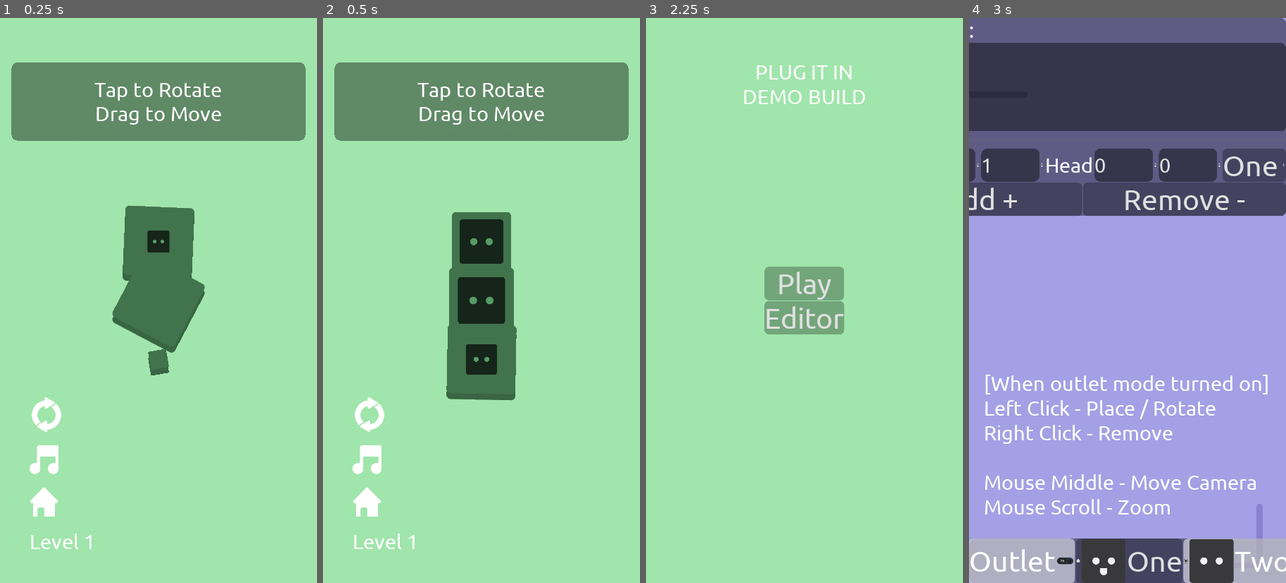
Above: before the commit, frames 1-4 (left to right).
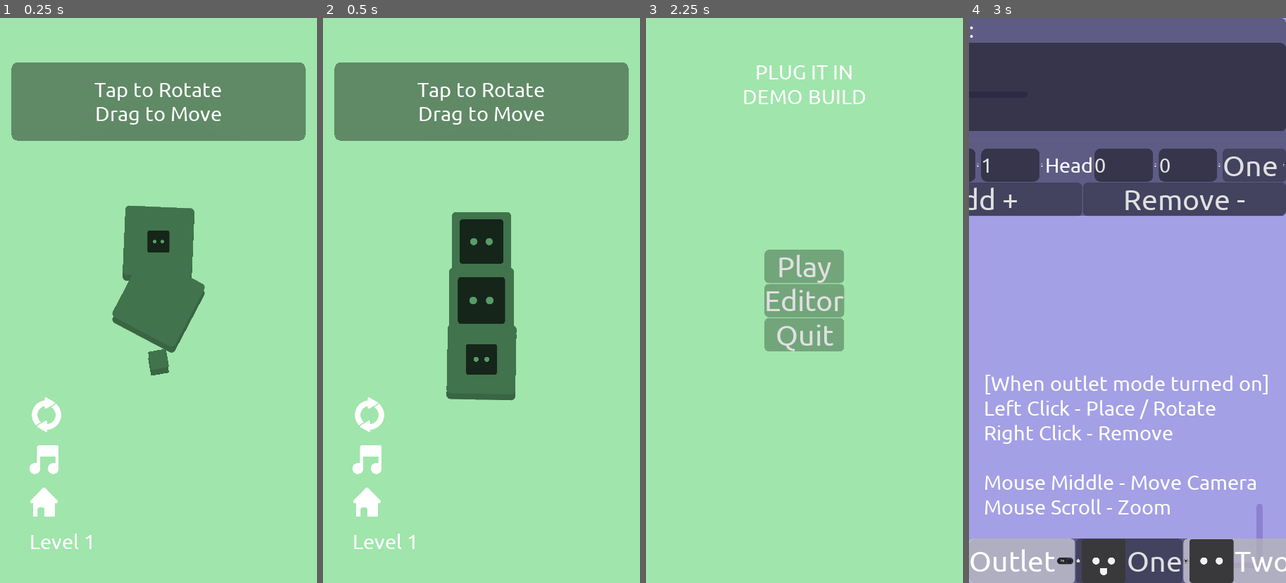
Above: after the commit, the same moments.

Repository: unSAME-Studio/ProjectOutlet
Game: Godot game, scene res://scenes/Main.tscn
Two runs of this game, one before a commit and one after it. Both use one fixed random seed, a clock stepped at 60 frames per second and the inputs below. This scene is started directly instead of the project's main scene.
Inputs (mouse positions are in pixels of both pictures, inside the frame that each line leads up to):
- Up to frame 1 (0.25 s): no input
- Up to frame 2 (0.5 s): no input
- Up to frame 3 (2.25 s): click (693, 413) at 0.5 s; click (690, 458) at 1.25 s; click (690, 503) at 2 s
- Up to frame 4 (3 s): click "Editor" at 2.75 s

Frames 1-2 are identical in both runs. In frame 3, 2.6% of the frame differs, in the area x 37-63%, y 41-59%; in frame 4, nothing differs.

Commit message:
Added Some Nudge

Diff:
--- a/objects/Plug.gd
+++ b/objects/Plug.gd
@@ -149,11 +149,13 @@
 							spin_clockwise()
 						else:
 							set_rotation_degrees(get_rotation_degrees() + 20)
+							$Error.play()
 					BUTTON_WHEEL_DOWN:
 						if rest_point == null:
 							spin_counterclockwise()
 						else:
 							set_rotation_degrees(get_rotation_degrees() - 20)
+							$Error.play()
 
 
 func _process(delta):
@@ -172,6 +174,7 @@
 				#$AnimationPlayer.stop()
 				#$AnimationPlayer.play("bad_rotate")
 				set_rotation_degrees(get_rotation_degrees() + 20)
+				$Error.play()
 
 	# check for holding
 	if not selected and holding:
@@ -231,15 +234,11 @@
 			if closest_point.check_fit(self):
 				set_modulate(ColorManager.color.main)
 				cable.set_modulate(ColorManager.color.main)
-
-				$Body.set_texture(normal_texture)
 			else:
 				closest_point = null
 
 				set_modulate(ColorManager.color.bad)
 				cable.set_modulate(ColorManager.color.bad)
-
-				$Body.set_texture(error_texture)
 
 		else:
 			set_global_position(lerp(get_global_position(), get_global_mouse_position(), 20 * delta))
@@ -255,7 +254,13 @@
 		if rest_point:
 			set_global_position(lerp(get_global_position(), rest_point.get_global_position(), 10 * delta))
 		else:
-			set_global_position(lerp(get_global_position(), original_point, 10 * delta))
+			# add a offset push force
+			var force = original_point
+			var distance = get_global_mouse_position().distance_to(get_global_position())
+			if not selected and distance < size.length() * GRID_SIZE / 2:
+				force = force.linear_interpolate(get_global_mouse_position(), 1 - float(distance) / float(size.length() * GRID_SIZE / 2))
+
+			set_global_position(lerp(get_global_position(), force, 10 * delta))
 
 	# constantly rotate the plug
 	set_rotation(lerp_angle(get_rotation(), direction * PI / 2, 25 * delta))
--- a/scenes/Editor.tscn
+++ b/scenes/Editor.tscn
@@ -210,11 +210,11 @@
 
 [node name="HBoxContainer3" type="HBoxContainer" parent="CanvasLayer/Control/PanelContainer2"]
 margin_right = 2352.0
-margin_bottom = 150.0
+margin_bottom = 151.0
 
 [node name="PlayMode" type="CheckButton" parent="CanvasLayer/Control/PanelContainer2/HBoxContainer3"]
 margin_right = 366.0
-margin_bottom = 150.0
+margin_bottom = 151.0
 mouse_default_cursor_shape = 2
 theme = ExtResource( 2 )
 pressed = true
@@ -223,7 +223,7 @@
 [node name="0" type="CheckBox" parent="CanvasLayer/Control/PanelContainer2/HBoxContainer3"]
 margin_left = 370.0
 margin_right = 735.0
-margin_bottom = 150.0
+margin_bottom = 151.0
 mouse_default_cursor_shape = 2
 group = ExtResource( 9 )
 text = "One"
@@ -232,7 +232,7 @@
 [node name="1" type="CheckBox" parent="CanvasLayer/Control/PanelContainer2/HBoxContainer3"]
 margin_left = 739.0
 margin_right = 1108.0
-margin_bottom = 150.0
+margin_bottom = 151.0
 mouse_default_cursor_shape = 2
 pressed = true
 group = ExtResource( 9 )
@@ -242,7 +242,7 @@
 [node name="2" type="CheckBox" parent="CanvasLayer/Control/PanelContainer2/HBoxContainer3"]
 margin_left = 1112.0
 margin_right = 1407.0
-margin_bottom = 150.0
+margin_bottom = 151.0
 mouse_default_cursor_shape = 2
 group = ExtResource( 9 )
 text = "All"
@@ -251,7 +251,7 @@
 [node name="3" type="CheckBox" parent="CanvasLayer/Control/PanelContainer2/HBoxContainer3"]
 margin_left = 1411.0
 margin_right = 1676.0
-margin_bottom = 150.0
+margin_bottom = 151.0
 mouse_default_cursor_shape = 2
 group = ExtResource( 9 )
 text = "None"
@@ -259,7 +259,7 @@
 [node name="Export" type="Button" parent="CanvasLayer/Control/PanelContainer2/HBoxContainer3"]
 margin_left = 1680.0
 margin_right = 2352.0
-margin_bottom = 150.0
+margin_bottom = 151.0
 mouse_default_cursor_shape = 2
 size_flags_horizontal = 10
 theme = ExtResource( 2 )
--- a/scenes/Main.gd
+++ b/scenes/Main.gd
@@ -18,6 +18,7 @@
 	yield(get_tree().create_timer(0.2), "timeout")
 
 	for p in Global.console.attached_plugs:
+		p.hovering = false
 		p.set_modulate(ColorManager.color.second)
 		p.cable.set_modulate(ColorManager.color.second)
 		p.get_node("AnimationPlayer").play("complete")
@@ -32,8 +33,17 @@
 
 
 func _on_RestartButton_pressed():
+	if Global.console.attached_plugs.size() <= 0:
+		return
+
 	for i in Global.console.attached_plugs:
 		i.unplug()
+
+	var btn = get_node("CanvasLayer/Control/UI/VBoxContainer/MarginContainer/RestartButton")
+	btn.get_node("Tween").interpolate_property(btn, "rect_rotation",
+			0, 360, 1,
+			Tween.TRANS_CUBIC, Tween.EASE_OUT)
+	btn.get_node("Tween").start()
 
 
 func _on_SoundButton_toggled(mute):
--- a/scenes/Main.tscn
+++ b/scenes/Main.tscn
@@ -41,6 +41,7 @@
 mouse_filter = 2
 
 [node name="Hint" type="CenterContainer" parent="CanvasLayer/Control"]
+visible = false
 anchor_right = 1.0
 anchor_bottom = 0.297
 margin_bottom = -0.240051
@@ -48,10 +49,10 @@
 
 [node name="PanelContainer" type="PanelContainer" parent="CanvasLayer/Control/Hint"]
 material = SubResource( 2 )
-margin_left = 40.0
-margin_top = 139.0
-margin_right = 1040.0
-margin_bottom = 429.0
+margin_left = 540.0
+margin_top = 284.0
+margin_right = 540.0
+margin_bottom = 284.0
 mouse_filter = 2
 theme = ExtResource( 5 )
 
--- a/scenes/Menu.gd
+++ b/scenes/Menu.gd
@@ -13,7 +13,7 @@
 
 
 	# show quit button only on PC build
-	if OS.get_name() in ["Windows", "OSX"]:
+	if OS.get_name() in ["Windows", "OSX", "X11"]:
 		$Control/Options/VBoxContainer/Quit.show()
 
 
--- a/scripts/ButtonEffect.gd
+++ b/scripts/ButtonEffect.gd
@@ -3,12 +3,32 @@
 
 
 func _ready():
-	connect("mouse_entered", self, "_on_hover")
-	connect("mouse_exited", self, "_on_mouse_exit")
+	if OS.get_name() in ["Windows", "OSX", "HTML5","X11"]:
+		connect("mouse_entered", self, "_on_hover")
+		connect("mouse_exited", self, "_on_mouse_exit")
+
+	connect("button_down", self, "_on_button_down")
+	connect("button_up", self, "_on_button_up")
 
 	var t = Tween.new()
 	t.name = "Tween"
 	add_child(t)
+
+
+func _on_button_down():
+	var tween = get_node("Tween")
+	tween.interpolate_property(self, "rect_scale",
+			Vector2(1, 1), Vector2(0.8, 0.8), 0.5,
+			Tween.TRANS_ELASTIC, Tween.EASE_OUT)
+	tween.start()
+
+
+func _on_button_up():
+	var tween = get_node("Tween")
+	tween.interpolate_property(self, "rect_scale",
+			Vector2(0.8, 0.8), Vector2(1.2, 1.2), 0.5,
+			Tween.TRANS_ELASTIC, Tween.EASE_OUT)
+	tween.start()
 
 
 func _on_hover():
